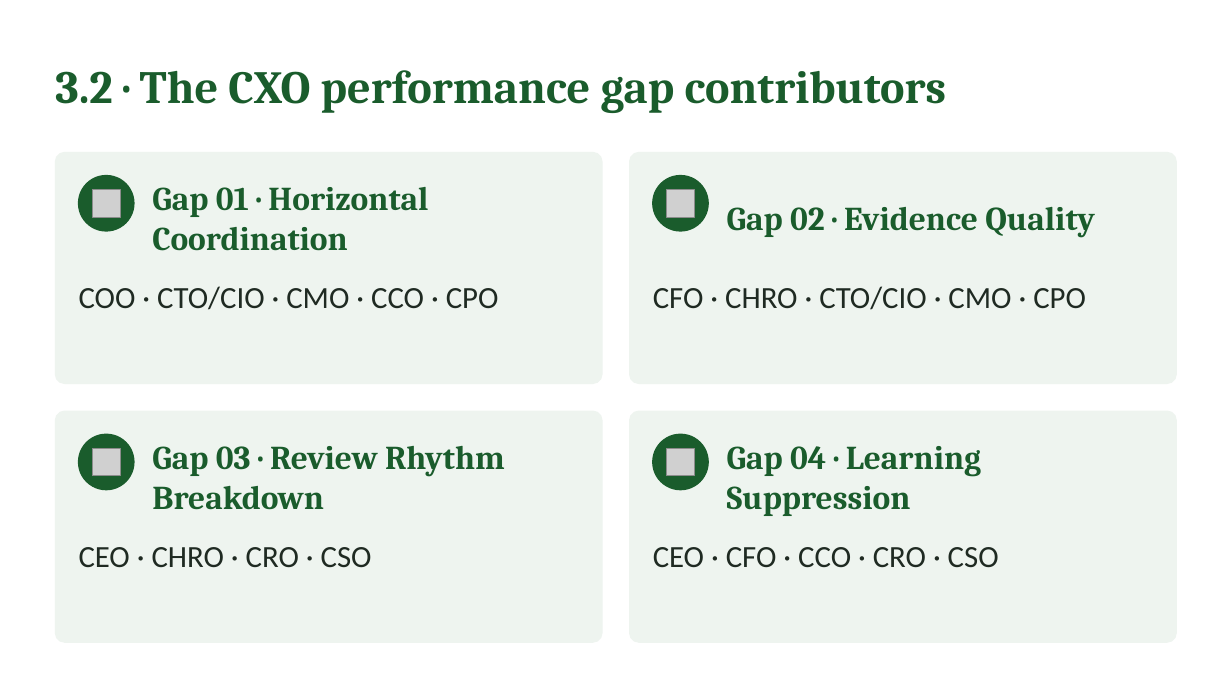
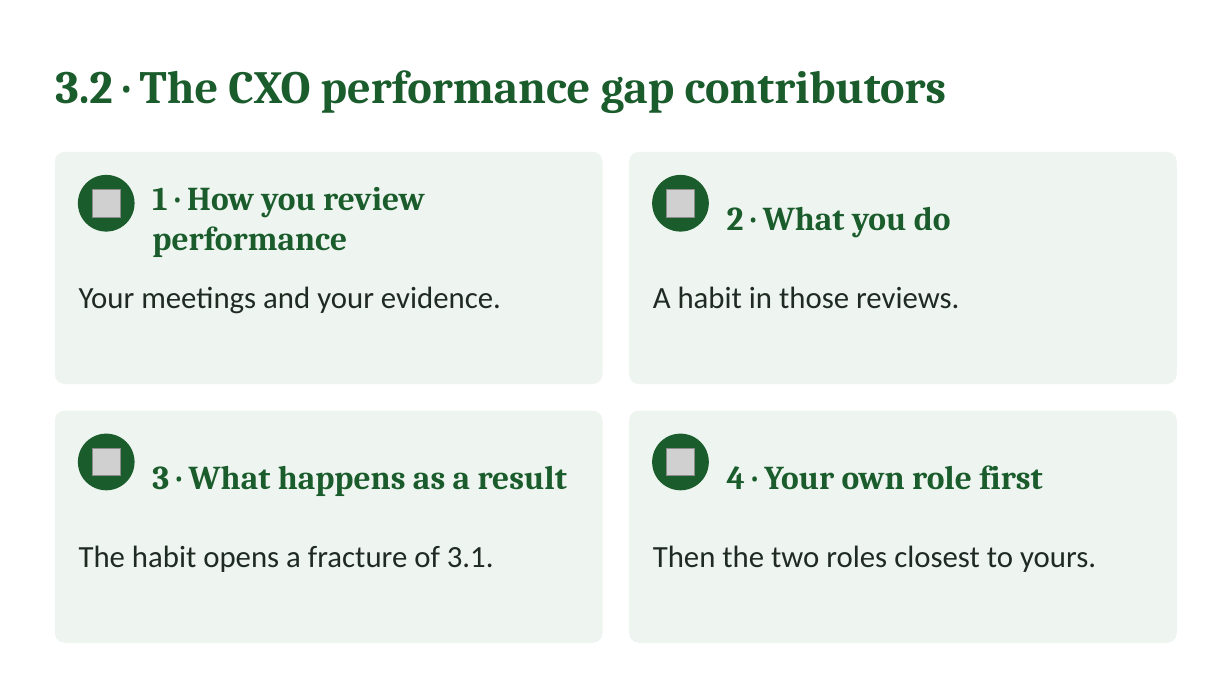
Before and after one commit to IBSL26/ibsl-platform, a slide deck: slide 15 of Unit decks/Unit 08 - Performance Measurement.pptx. Drawn at 1232x693 pixels with LibreOffice and Linux fonts; fonts in the diff are those of the drawing; grey boxes stand for pictures. Boxes give left, top, right and bottom in pixels: in the first picture for what was removed or moved away, otherwise in the second. Text is boxed around its words. In the diff, an @@ line names an element or a change of style, - is before the commit and + after.

```diff
--- a/Unit decks/Unit 08 - Performance Measurement.pptx
+++ b/Unit decks/Unit 08 - Performance Measurement.pptx
@@ text at [152,187,425,257]: text changed @@
-Gap 01 · Horizontal Coordination
+1 · How you review performance
@@ text at [727,206,951,238]: text changed @@
-Gap 02 · Evidence Quality
+2 · What you do
@@ text at [79,286,501,314]: text changed @@
-COO · CTO/CIO · CMO · CCO · CPO
+Your meetings and your evidence.
@@ text at [653,286,959,309]: text changed @@
-CFO · CHRO · CTO/CIO · CMO · CPO
+A habit in those reviews.
@@ text at [152,465,567,496]: text changed @@
-Gap 03 · Review Rhythm Breakdown
+3 · What happens as a result
@@ text at [727,465,1043,490]: text changed @@
-Gap 04 · Learning Suppression
+4 · Your own role first
@@ text at [79,545,494,572]: text changed @@
-CEO · CHRO · CRO · CSO
+The habit opens a fracture of 3.1.
@@ text at [653,545,1096,572]: text changed @@
-CEO · CFO · CCO · CRO · CSO
+Then the two roles closest to yours.
```
Also in this commit, not shown: 5 other slides changed, 16 other files.
